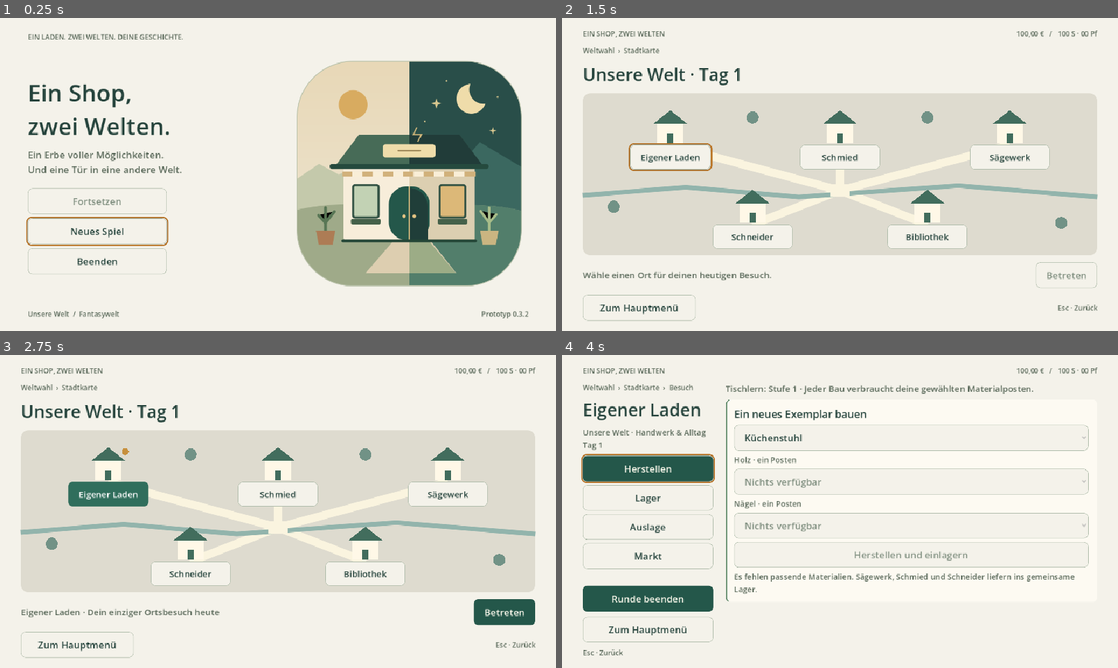
Above: before the commit, frames 1-4 (two rows, left to right).
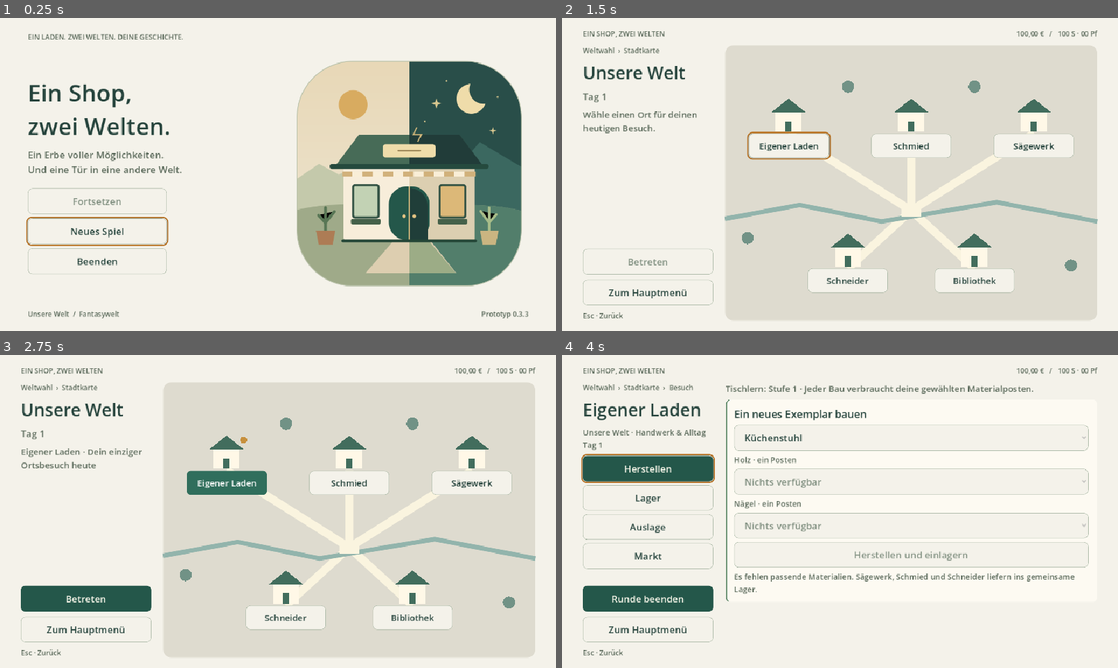
Above: after the commit, the same moments.

Repository: OnekoSL/ein-shop-zwei-welten
Game: Godot game, scene res://scenes/app.tscn
Two runs of this game, one before a commit and one after it. Both use one fixed random seed, a clock stepped at 60 frames per second and the inputs below.
Inputs:
- Up to frame 1 (0.25 s): no input
- Up to frame 2 (1.5 s): click "Neues Spiel" at 0.5 s; click "Welt wählen" at 1.25 s
- Up to frame 3 (2.75 s): click "Eigener Laden" at 2 s
- Up to frame 4 (4 s): click "Betreten" at 2.75 s; click "Herstellen" at 3.5 s

The runs differ from the first frame. In frame 1, less than 0.1% of the frame differs, in the area x 94-95%, y 94-96%; in frame 2, 48%; in frame 3, 50%, in the area x 3-97%, y 8-97%; in frame 4, nothing differs.

Commit message:
Align city maps with sidebar navigation in 0.3.3

Diff:
--- a/game/project.godot
+++ b/game/project.godot
@@ -12,7 +12,7 @@
 
 config/name="Ein Shop, zwei Welten"
 config/description="Ein Laden. Zwei Welten. Deine Geschichte."
-config/version="0.3.2"
+config/version="0.3.3"
 run/main_scene="res://scenes/app.tscn"
 config/features=PackedStringArray("4.7", "GL Compatibility")
 config/icon="res://assets/shop_icon.svg"
--- a/game/scripts/game_screen.gd
+++ b/game/scripts/game_screen.gd
@@ -34,6 +34,8 @@
 	if view_memory.get("focus", "").is_empty():
 		if is_instance_valid(trade_view):
 			trade_view.focus_initial()
+		elif phase == GameSession.Phase.CITY_MAP:
+			UiHelpers.focus_first(%Content.find_child("CityMap", true, false))
 		else:
 			UiHelpers.focus_first(%Content)
 
@@ -68,17 +70,16 @@
 	return "%s · Tag %d" % [UiHelpers.WORLD_NAMES[world_id], state.data.worlds[world_id].day]
 
 func _city_map() -> void:
-	%Heading.text = _world_heading()
+	%Heading.text = UiHelpers.WORLD_NAMES[world_id]
+	var columns := _reading_columns()
+	UiHelpers.label(columns.sidebar, "Tag %d" % state.data.worlds[world_id].day, 22, true)
+	_selection_label = UiHelpers.label(columns.sidebar, "Wähle einen Ort für deinen heutigen Besuch.", 20, true)
 	var map := CityMap.new()
 	map.name = "CityMap"
 	map.fantasy = world_id == "fantasy"
 	map.location_selected.connect(_select_location)
-	%Content.add_child(map)
-	var row := HBoxContainer.new()
-	%Content.add_child(row)
-	_selection_label = UiHelpers.label(row, "Wähle einen Ort für deinen heutigen Besuch.", 20, true)
-	_selection_label.size_flags_horizontal = Control.SIZE_EXPAND_FILL
-	_enter_button = UiHelpers.button(row, "Betreten", "EnterButton", func() -> void: visit_requested.emit(_selected_location))
+	columns.body.add_child(map)
+	_enter_button = _sidebar_actions(columns.sidebar, "Betreten", "EnterButton", func() -> void: visit_requested.emit(_selected_location))
 	_enter_button.disabled = true
 
 func _select_location(id: String) -> void:
@@ -122,18 +123,19 @@
 	body.name = "ReadingBody"
 	return {"sidebar": sidebar, "body": body}
 
-func _sidebar_actions(sidebar: VBoxContainer, text: String, button_name: String, action: Callable) -> void:
+func _sidebar_actions(sidebar: VBoxContainer, text: String, button_name: String, action: Callable) -> Button:
 	var space := Control.new()
 	space.custom_minimum_size.y = 12
 	space.size_flags_vertical = Control.SIZE_EXPAND_FILL
 	sidebar.add_child(space)
-	UiHelpers.button(sidebar, text, button_name, action)
+	var button := UiHelpers.button(sidebar, text, button_name, action)
 	var footer := %BackButton.get_parent()
 	var hint := footer.get_node("Hint") as Label
 	%BackButton.reparent(sidebar)
 	hint.reparent(sidebar)
 	hint.horizontal_alignment = HORIZONTAL_ALIGNMENT_LEFT
 	footer.hide()
+	return button
 
 func _event() -> void:
 	%Heading.text = "Der Tag klingt aus"
Not shown, changed: game/export_presets.cfg
Not shown, changed: README.md
Not shown, changed: docs/entwicklung.md
Not shown, changed: tools/build-readme.txt
